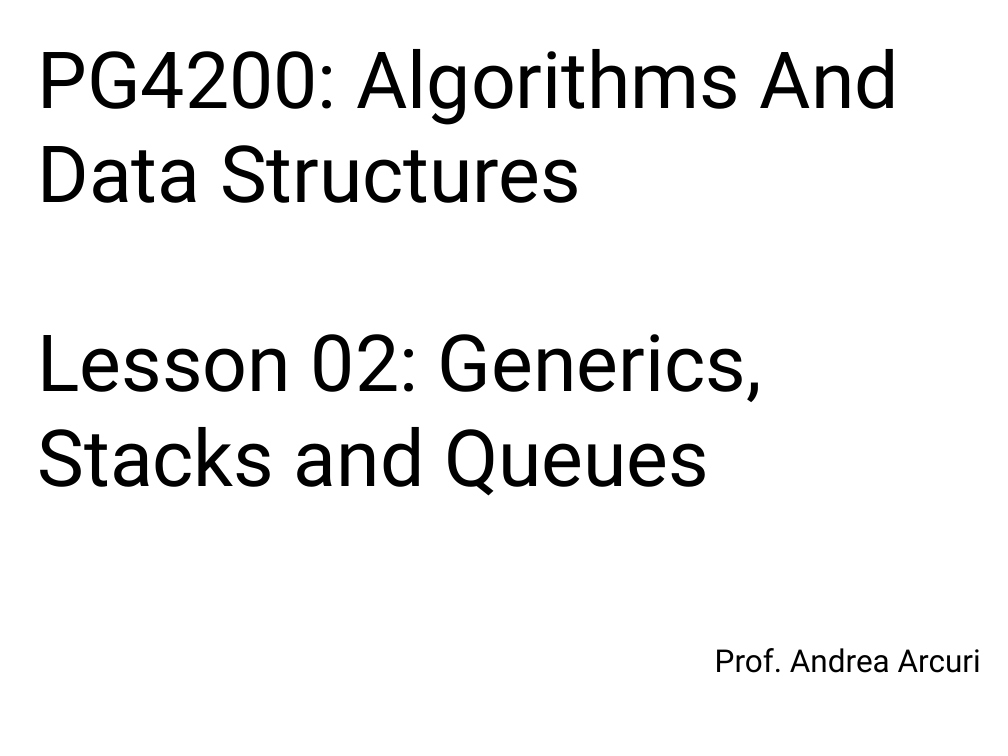
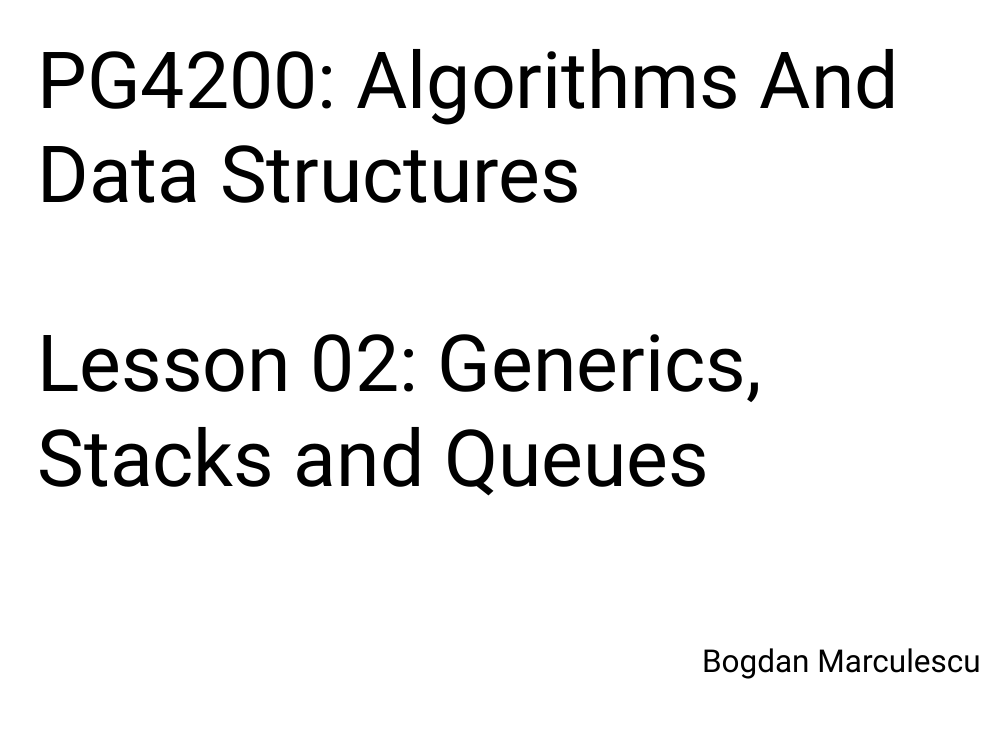
Before and after one commit to arcuri82/algorithms, a slide deck: slide 1 of docs/slides/02/02_stack_queue.pptx. Drawn at 1008x756 pixels with LibreOffice and Linux fonts; fonts in the diff are those of the drawing. Boxes give left, top, right and bottom in pixels: in the first picture for what was removed or moved away, otherwise in the second. Text is boxed around its words. In the diff, an @@ line names an element or a change of style, - is before the commit and + after.

Commit message:
Minor slides updates.

```diff
--- a/docs/slides/02/02_stack_queue.pptx
+++ b/docs/slides/02/02_stack_queue.pptx
@@ text at (702, 648, 980, 679): text changed @@
-Prof. Andrea Arcuri
+Bogdan Marculescu
```
Also in this commit, not shown: 2 other files.
